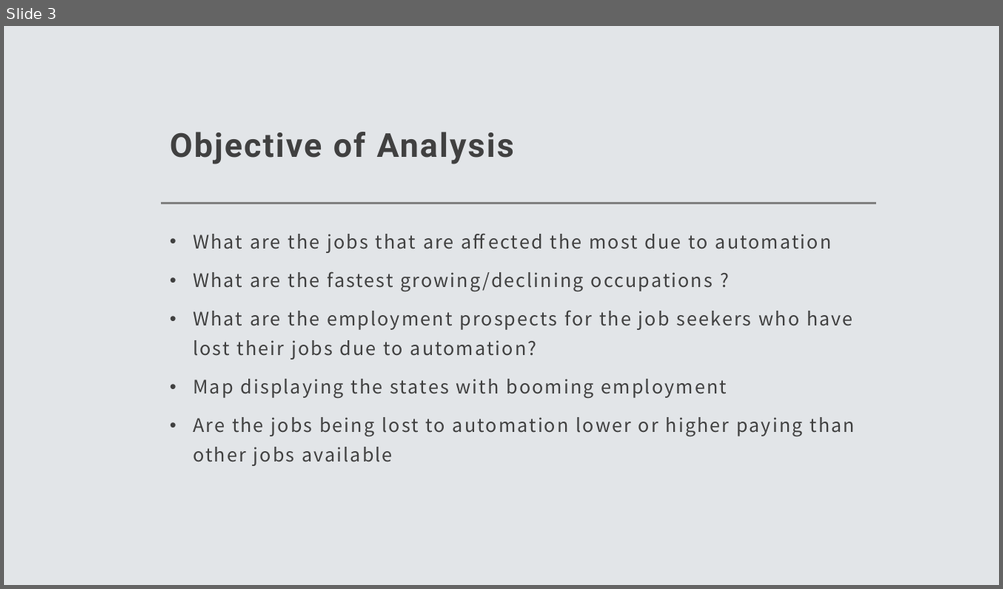
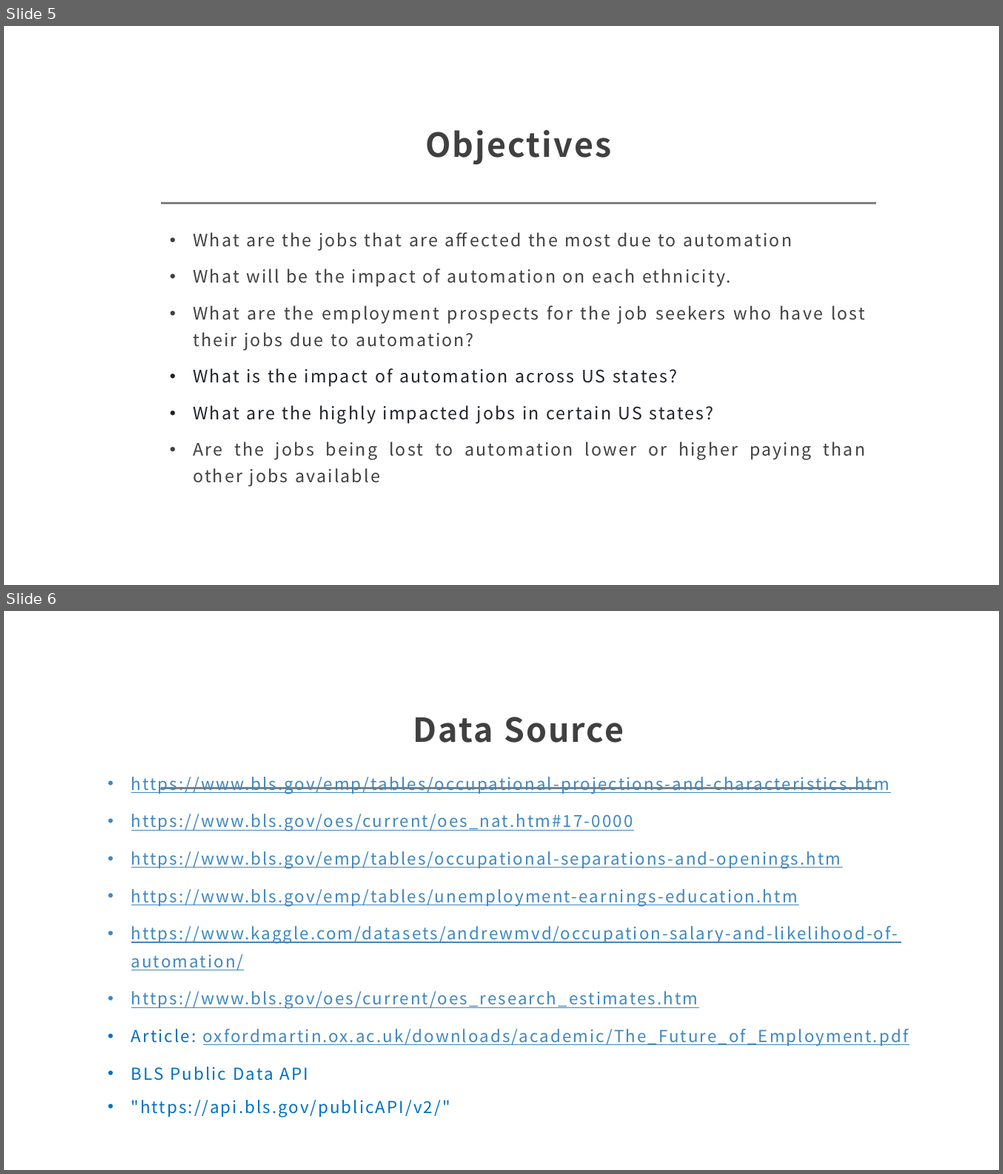
Before and after one commit to vinaya-kusuma/Project1, a slide deck: Project1.pptx. Shown one above the other, each under a label of ours: slide 3 before the commit, slides 5 and 6 after it. The pictures are 1003x589 and 1003x1174 pixels, drawn with LibreOffice and Linux fonts; fonts in the diff are those of the drawing. Boxes give left, top, right and bottom in pixels: in the first picture for what was removed or moved away, otherwise in the second. Text is boxed around its words. In the diff, an @@ line names an element or a change of style, - is before the commit and + after.

Commit message:
updated state slide

```diff
--- a/Project1.pptx
+++ b/Project1.pptx
@@ slide 6 added at (4,611,999,1170), background #FFFFFF; not listed: 1 template element that a slide beside it also shows @@
@@ title added at (412,717,623,743), 32 pt, text #404040, bold @@
+Data Source
@@ text added at (131,777,908,1117), 16 pt, text #3F87BF, underline @@
+• https://www.bls.gov/emp/tables/occupational-projections-and-characteristics.htm
+• https://www.bls.gov/oes/current/oes_nat.htm#17-0000
+• https://www.bls.gov/emp/tables/occupational-separations-and-openings.htm
+• https://www.bls.gov/emp/tables/unemployment-earnings-education.htm
+• https://www.kaggle.com/datasets/andrewmvd/occupation-salary-and-likelihood-of-automation/
+• https://www.bls.gov/oes/current/oes_research_estimates.htm
+• Article: oxfordmartin.ox.ac.uk/downloads/academic/The_Future_of_Employment.pdf
+• BLS Public Data API
+• "https://api.bls.gov/publicAPI/v2/"
@@ what was slide 3 is now slide 5 @@
@@ slide 5 changed as well @@
@@ background #E2E5E8 to #FFFFFF @@
@@ title at (425,130,611,165): text changed; font Roboto to Noto Sans CJK JP @@
-Objective of Analysis
+Objectives
@@ text at (193,232,865,487): size 18 to 16.6 pt in "What are the jobs that are affected ...", "What are the employment prospects for the ...", "Are the jobs being lost to automation ..."; alignment left to justified @@
@@ text at (193,269,731,287): text changed; size 18 to 16.6 pt @@
-• What are the fastest growing/declining occupations ?
+• What will be the impact of automation on each ethnicity.
@@ text at (193,369,714,424): text changed; size 18 to 16.6 pt; text colour #404040 to #1F2328 @@
-• Map displaying the states with booming employment
+• What is the impact of automation across US states?
+• What are the highly impacted jobs in certain US states?
```
Also in this commit, not shown: 9 other slides changed, 14 other slides added, 7 slides removed.
